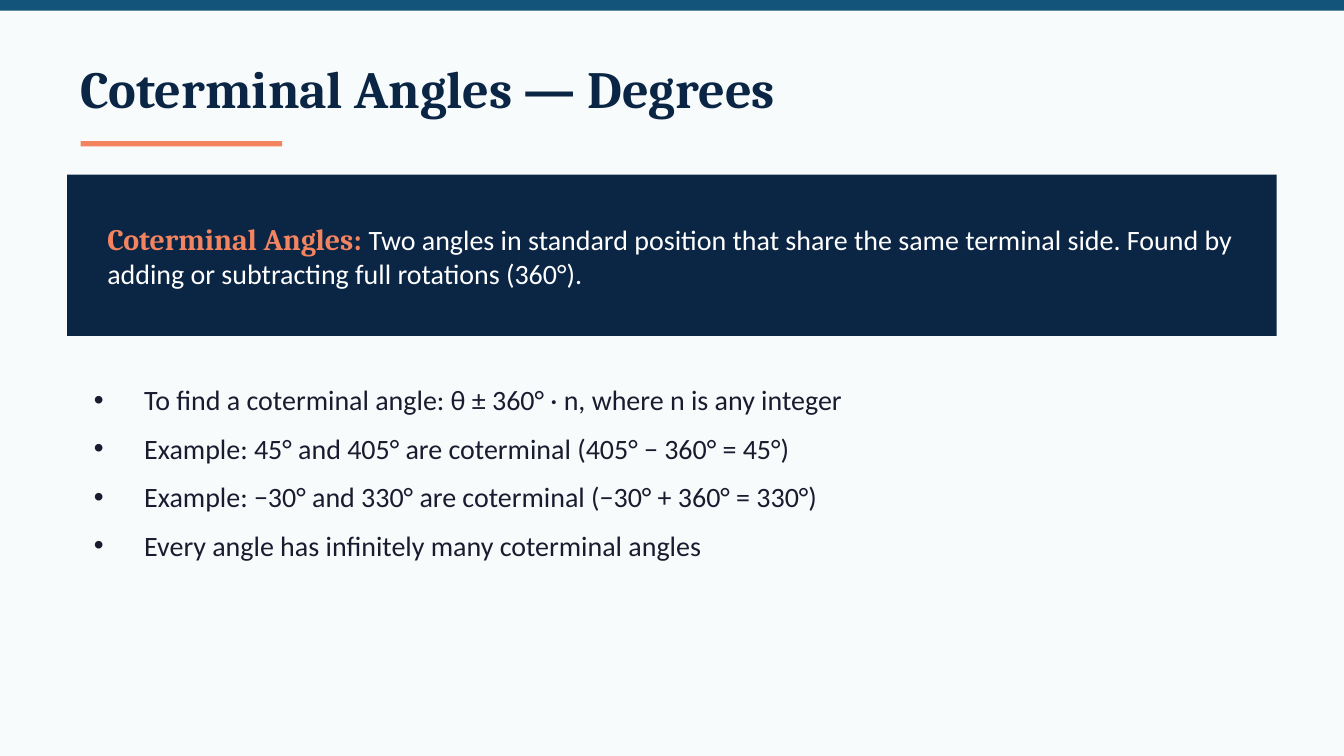
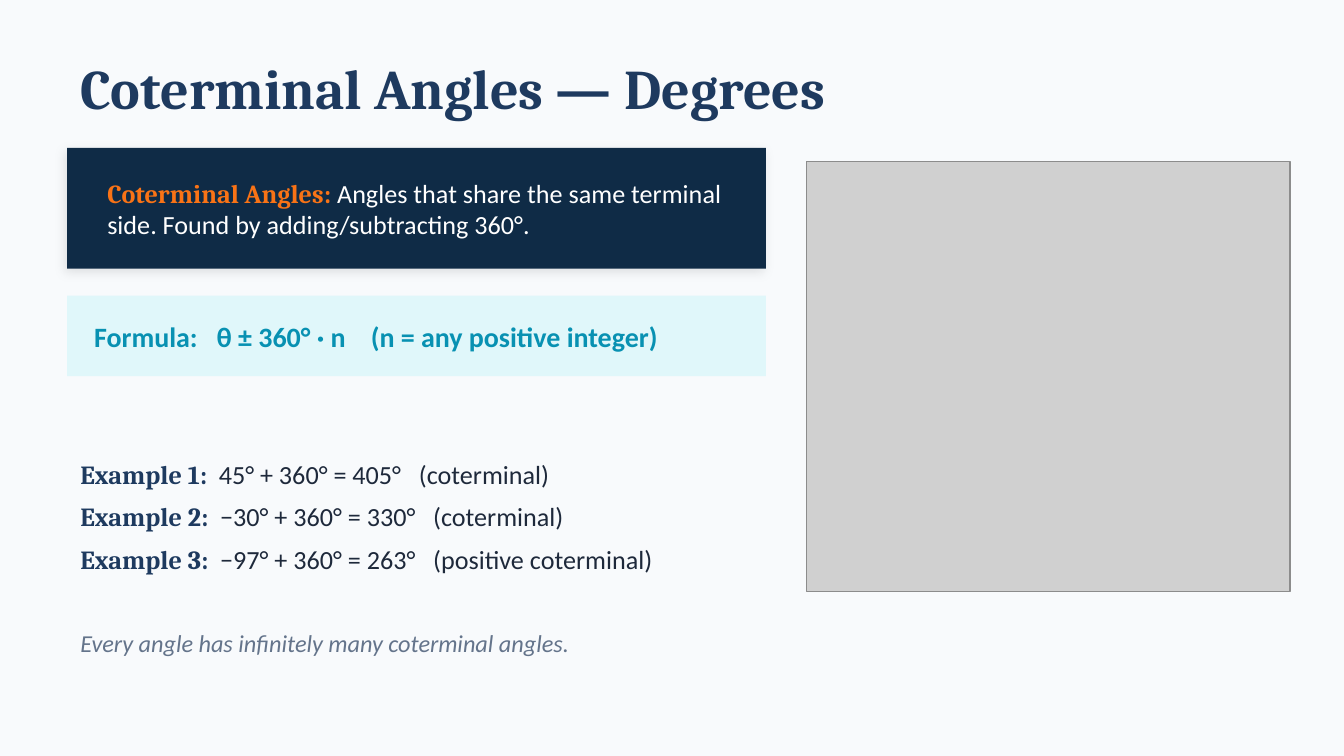
Before and after one commit to andrewhvolk/andrewhvolk.github.io, a slide deck: slide 6 of slides/Math130Unit3A.pptx. Drawn at 1344x756 pixels with LibreOffice and Linux fonts; fonts in the diff are those of the drawing; grey boxes stand for pictures. Boxes give left, top, right and bottom in pixels: in the first picture for what was removed or moved away, otherwise in the second. Text is boxed around its words. In the diff, an @@ line names an element or a change of style, - is before the commit and + after.

```diff
--- a/slides/Math130Unit3A.pptx
+++ b/slides/Math130Unit3A.pptx
@@ background #F7FBFC to #F8FAFC @@
@@ rectangle removed at [0, 0, 1344, 11] @@
@@ text "Coterminal Angles — Degrees" at [81, 70, 825, 122]: size 28 to 30 pt, text colour #0B2545 to #1E3A5F @@
@@ rectangle added at [67, 148, 766, 269], fill #0F2B46 @@
@@ rectangle removed at [81, 141, 282, 146] @@
@@ picture added at [806, 161, 1290, 591] @@
@@ text at [107, 185, 721, 239]: text changed; size 15 to 14 pt @@
-Coterminal Angles: Two angles in standard position that share the same terminal side. Found by adding or subtracting full rotations (360°).
+Coterminal Angles: Angles that share the same terminal side. Found by adding/subtracting 360°.
@@ rectangle: place and size @@
-rectangle at [67, 175, 1277, 336]
+rectangle at [67, 296, 766, 376]
@@ rectangle at [67, 296, 766, 376]: fill #0B2545 to #E0F7FA @@
@@ text added at [94, 326, 658, 352], 15 pt, text #0891B2, bold @@
+Formula: θ ± 360° · n (n = any positive integer)
@@ text "Example 1: 45° + 360° ..." at [80, 465, 652, 656]: vertical alignment top to middle @@
@@ text at [80, 465, 652, 656]: text changed; size 15 to 14 pt; text colour #1B1B2F to #1E293B @@
-• To find a coterminal angle: θ ± 360° · n, where n is any integer
-• Example: 45° and 405° are coterminal (405° − 360° = 45°)
-• Example: −30° and 330° are coterminal (−30° + 360° = 330°)
-• Every angle has infinitely many coterminal angles
+Example 1: 45° + 360° = 405° (coterminal)
+Example 2: −30° + 360° = 330° (coterminal)
+Example 3: −97° + 360° = 263° (positive coterminal)
+Every angle has infinitely many coterminal angles.
```
Also in this commit, not shown: 22 other slides changed, 3 slides added, 3 slides removed, 8 other files.
